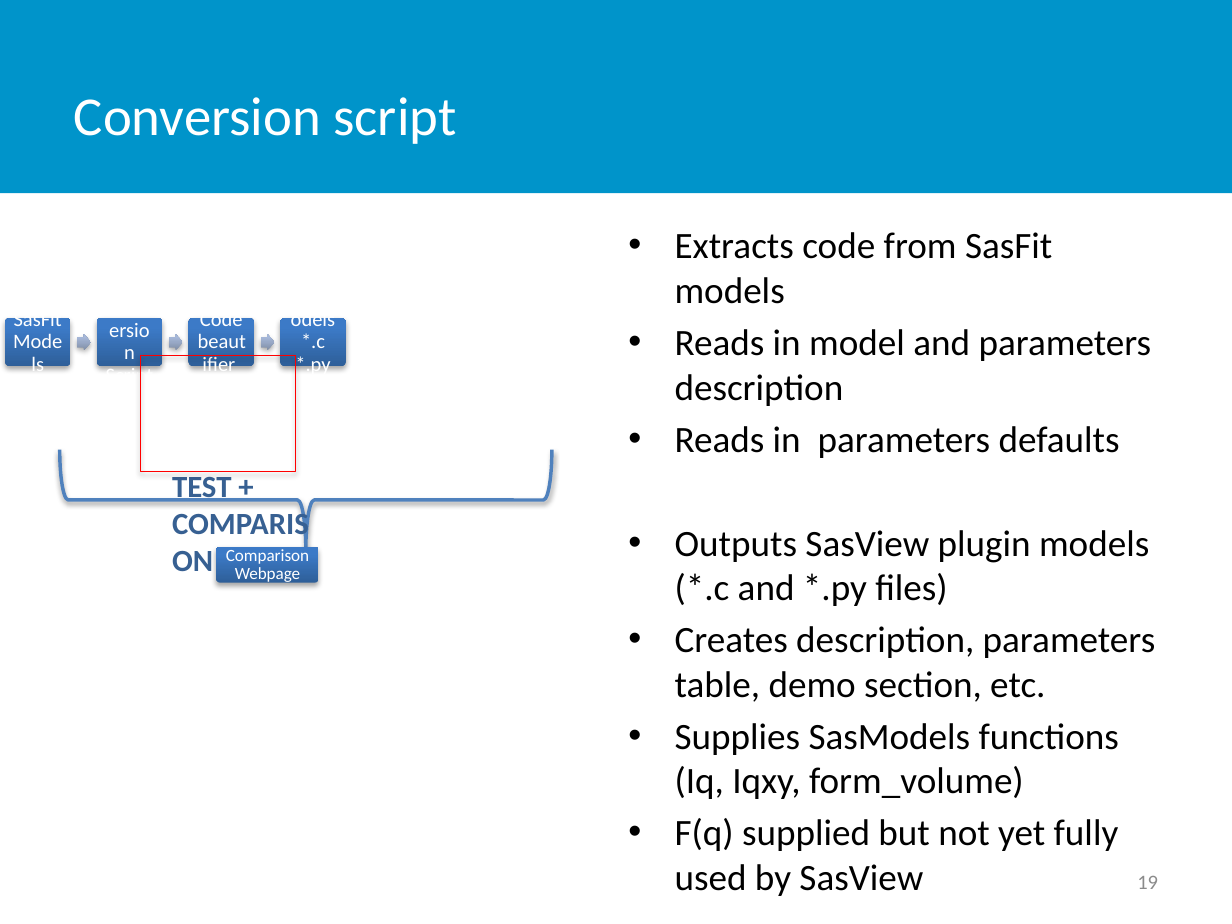
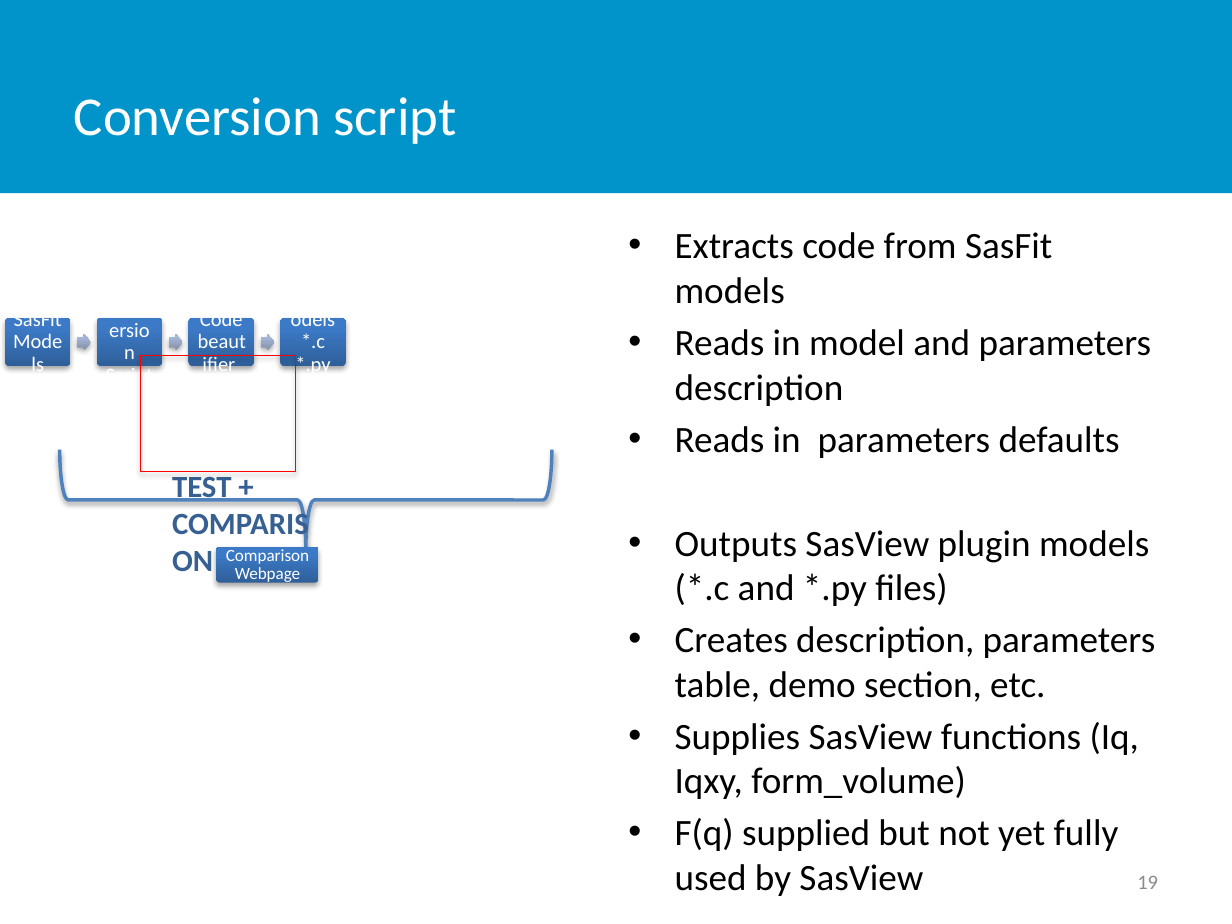
Before and after one commit to SasView/documents, a slide deck: slide 19 of Presentations/NoBugs-WP/NoBugsReducedSize.pptx. Drawn at 1232x924 pixels with LibreOffice and Linux fonts; fonts in the diff are those of the drawing; background and template pictures are left out. Boxes give left, top, right and bottom in pixels: in the first picture for what was removed or moved away, otherwise in the second. Text is boxed around its words. In the diff, an @@ line names an element or a change of style, - is before the commit and + after.

```diff
--- a/Presentations/NoBugs-WP/NoBugsReducedSize.pptx
+++ b/Presentations/NoBugs-WP/NoBugsReducedSize.pptx
@@ text at (675,722,1139,799): text changed @@
-• Supplies SasModels functions (Iq, Iqxy, form_volume)
+• Supplies SasView functions (Iq, Iqxy, form_volume)
```
Also in this commit, not shown: 8 other slides changed, 1 other file.
